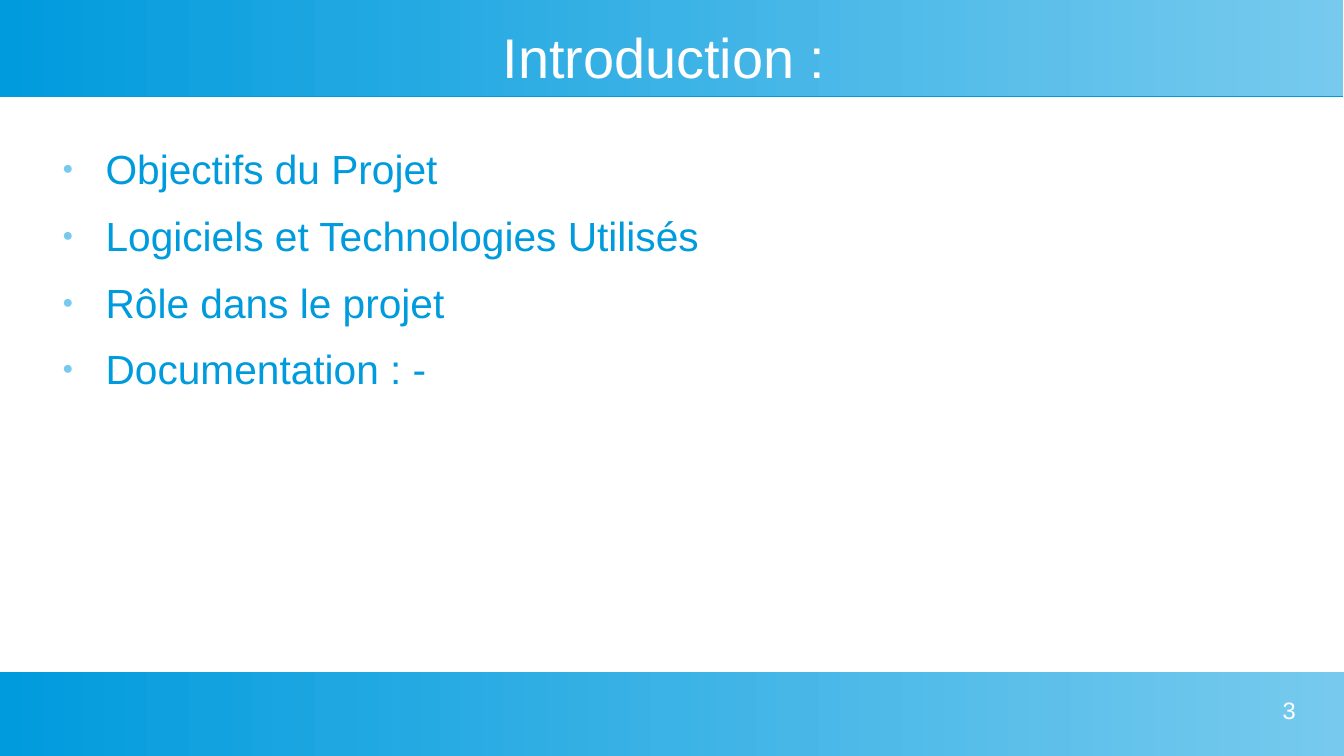
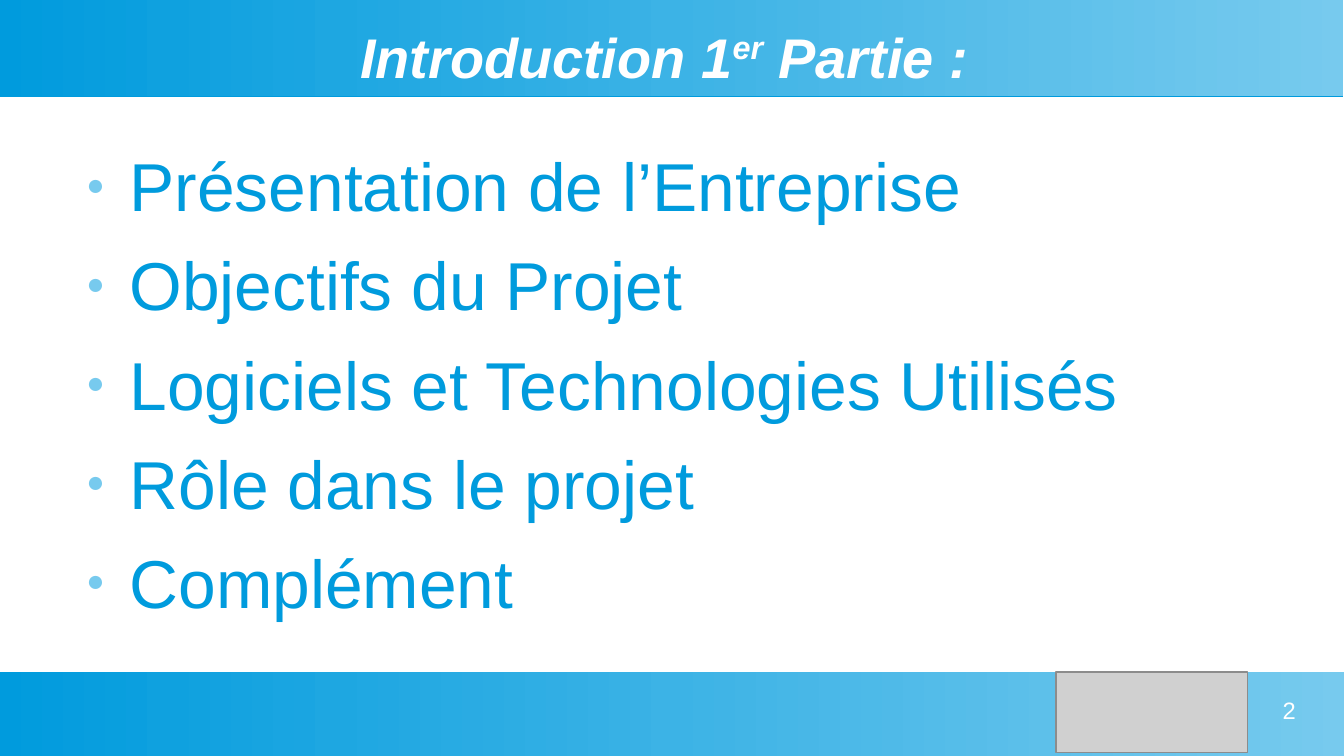
Before and after one commit to Myst564/Dev-Web, a slide deck: slide 2 of Projet Solo/DAB-INVOICE/Diaporama Projet Oral Stage IDEES Numérique.odp (slide 3 before the commit). Drawn at 1344x756 pixels with LibreOffice and Linux fonts; fonts in the diff are those of the drawing; grey boxes stand for pictures. Boxes give left, top, right and bottom in pixels: in the first picture for what was removed or moved away, otherwise in the second. Text is boxed around its words. In the diff, an @@ line names an element or a change of style, - is before the commit and + after.

Commit message:
Update Projet IDEES Numérique

```diff
--- a/Projet Solo/DAB-INVOICE/Diaporama Projet Oral Stage IDEES Numérique.odp
+++ b/Projet Solo/DAB-INVOICE/Diaporama Projet Oral Stage IDEES Numérique.odp
@@ title at [360,37,934,79]: text changed; bold on; italic on @@
-Introduction :
+Introduction 1er Partie :
@@ text "Présentation de l’Entreprise": place and size @@
-text "Présentation de l’Entreprise" at [106,154,699,385]
+text "Présentation de l’Entreprise" at [130,161,1118,621]
@@ text at [130,161,960,224]: paragraph added @@
+● Présentation de l’Entreprise
@@ text at [130,261,1118,522]: size 24 to 40 pt in "Objectifs du Projet", "Logiciels et Technologies Utilisés", "Rôle dans le projet" @@
@@ text at [130,558,514,621]: text changed; size 24 to 40 pt @@
-● Documentation : -
+● Complément
@@ picture added at [1056,672,1248,752] @@
@@ page number at [1283,702,1296,719]: text changed @@
-3
+2
```
Also in this commit, not shown: 6 other slides changed, 66 slides added, 1 slide removed, 3 other files.
